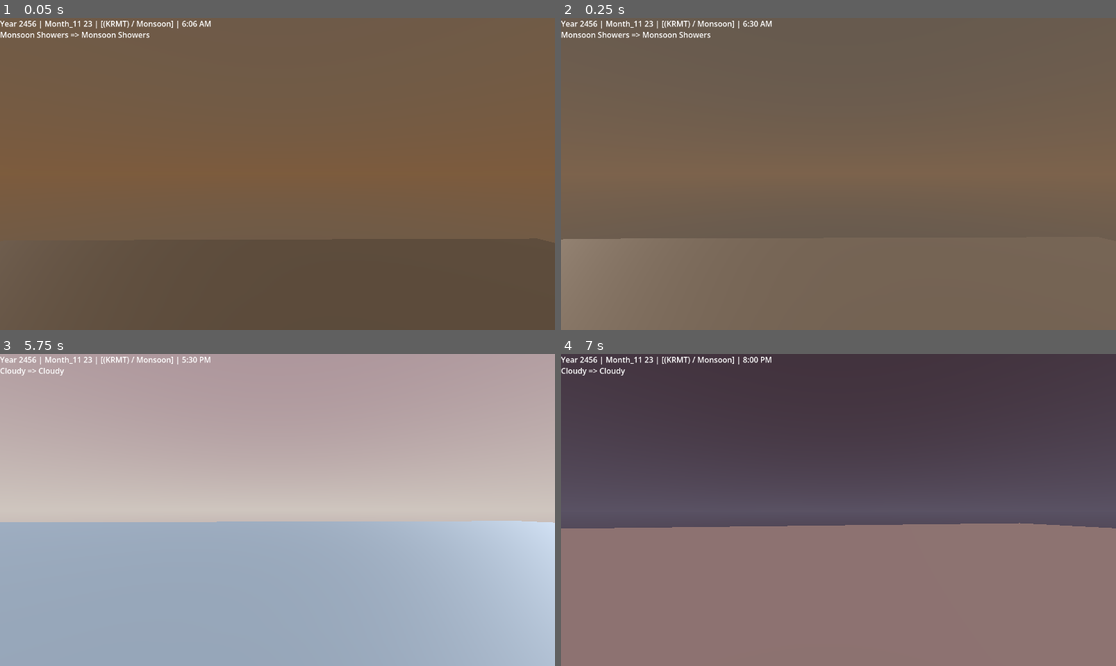
Above: before the commit, frames 1-4 (two rows, left to right).
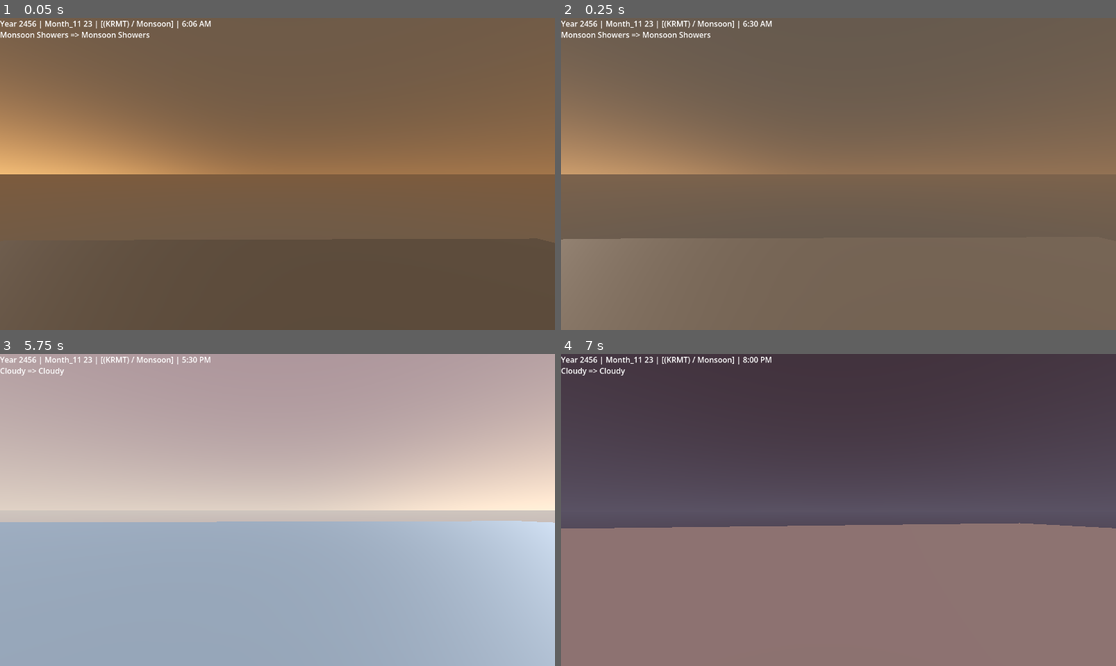
Above: after the commit, the same moments.

Repository: berukyilma111-svg/Low_Open_World
Game: Godot game, scene res://level.tscn
Same seed, same stepped clock (60 frames per second), same inputs: the game is played once before the commit and once after it. The project has no main scene, so this scene is started directly.
Inputs (mouse positions are in pixels of both pictures, inside the frame that each line leads up to):
- Up to frame 1 (0.05 s): no input
- Up to frame 2 (0.25 s): no input
- Up to frame 3 (5.75 s): move the mouse to (305, 510) at 0.52 s; hold Shift (PaceUp) from 0.53 s (still down); tap Space (Jump) at 0.77, 1.52, 3.02, 3.77, 4.52 s; move the mouse to (249, 510) at 1.27 s; move the mouse to (288, 503) at 2.02 s; tap Enter at 2.75 s; move the mouse to (271, 516) at 2.77 s; move the mouse to (316, 513) at 3.52 s; move the mouse to (233, 506) at 4.27 s; move the mouse to (283, 510) at 5.02 s
- Up to frame 4 (7 s): move the mouse to (816, 503) at 5.77 s; release Shift (PaceUp) at 5.78 s; hold D (right) 5.78-6.53 s; tap Space (Jump) at 6.02, 6.77 s; move the mouse to (866, 510) at 6.52 s; hold Shift (PaceUp) from 6.53 s (still down)

The runs differ from the first frame. In frame 1, 12% of the frame differs, in the area x 0-100%, y 18-51%; in frame 2, 5.3%; in frame 3, 4.5%; in frame 4, nothing differs.

Commit message:
Add an over-exposed sunrise/sunset glow along the horizon
The sky shader brightens the horizon toward a low sun, fading out once
the sun is about 20 degrees up or 6 degrees down. sky.gd sends the
blended weather sun strength so overcast weather mutes it.

Co-Authored-By: Claude Opus 5.5 <noreply@anthropic.com>
Claude-Session: https://claude.ai/code/session_01VrNHH5CVHxY5GmuhFF4bMp

Diff:
--- a/world-test-low/Sky_System/Sky_Shader/Sky.gdshader
+++ b/world-test-low/Sky_System/Sky_Shader/Sky.gdshader
@@ -18,6 +18,14 @@
 uniform float sun_corona_size : hint_range(0.01, 0.5, 0.01) = 0.09;
 uniform float sun_corona_intensity : hint_range(0.0, 2.0, 0.01) = 0.6;
 uniform float sun_intensity = 0.0;
+
+group_uniforms sunrise_sunset_glow;
+// Over-exposed glow along the horizon toward a low sun. sun_strength is the weather's share of
+// sunlight (sent by sky.gd), so overcast or foggy weather mutes the glow.
+uniform vec3 horizon_glow_color : source_color = vec3(1.0, 0.62, 0.32);
+uniform float horizon_glow_intensity : hint_range(0.0, 3.0, 0.01) = 1.2;
+uniform float horizon_glow_spread : hint_range(1.0, 32.0, 0.5) = 4.0;
+uniform float sun_strength = 1.0;
 
 group_uniforms moon;
 uniform vec3 moon_direction = vec3(0.0, -1.0, 0.0);
@@ -45,6 +53,18 @@
 	float disc = 1.0 - smoothstep(sun_angular_size - sun_edge_softness, sun_angular_size, d);
 	float corona = pow(1.0 - d / sun_corona_size, 3.0) * sun_corona_intensity * clamp(LIGHT0_ENERGY, 0.0, 1.5);
 	return sun_disc_color * (disc + corona);
+}
+
+vec3 draw_horizon_glow(vec3 dir) {
+	if (!LIGHT0_ENABLED) return vec3(0.0);
+	vec3 sun_dir = LIGHT0_DIRECTION;
+	// Strongest with the sun on the horizon; gone once it is ~20 degrees up or ~6 degrees down.
+	float low_sun = smoothstep(-0.1, 0.0, sun_dir.y) * (1.0 - smoothstep(0.0, 0.35, sun_dir.y));
+	// Brightest on the sun's side of the sky, a faint band all the way round.
+	float facing = dot(dir.xz, sun_dir.xz) / max(length(dir.xz) * length(sun_dir.xz), 1e-4);
+	float toward_sun = 0.25 + pow(max(facing, 0.0), horizon_glow_spread);
+	float near_horizon = pow(1.0 - dir.y, 6.0);
+	return horizon_glow_color * low_sun * toward_sun * near_horizon * horizon_glow_intensity * sun_strength;
 }
 
 vec3 draw_moon(vec3 dir) {
@@ -84,7 +104,7 @@
 	if (dir.y < 0.0) {
 		col = mix(col, top, min(-dir.y * 2.0, 1.0));
 	} else if (!AT_CUBEMAP_PASS) {
-		col += draw_sun(dir) + draw_moon(dir);
+		col += draw_sun(dir) + draw_moon(dir) + draw_horizon_glow(dir);
 		if (airglow_intensity > 0.0) col += draw_airglow(dir);
 		col = min(col, vec3(1.0));
 	}
--- a/world-test-low/Sky_System/sky.gd
+++ b/world-test-low/Sky_System/sky.gd
@@ -57,10 +57,9 @@
 		_send_to_shader(&"elapsed_time", fposmod(hour - 18.0, 24.0) / 12.0 * TAU, 0.005)
 
 func _update_sun(sun_rotation: Vector2, sunlight: float) -> void:
-	var sun_is_up := sun_rotation.x < 0.1
-	if sun_is_up or sun.visible:  # once down, the light is switched off and left alone
+	if sun_rotation.x < 0.1 or sun.visible:  # once down, the light is switched off and left alone
 		sun.rotation = Vector3(sun_rotation.x, sun_rotation.y, sun.rotation.z)
-		sun.visible = sun_is_up
+		sun.visible = sun_rotation.x < 0.1  # still up
 		sun.light_energy = lerpf(0.01, 0.8 * _look_on_screen[LOOK_SUN_STRENGTH], sunlight)
 
 func _update_moon(celestial: Celestial) -> void:
@@ -94,6 +93,7 @@
 		# Each field of the look (colours, sun strength, fog) moves the same share of the way.
 		_look_on_screen = range(_blend_start_look.size()).map(func(field): return lerp(_blend_start_look[field], _blend_end_look[field], blend))
 		_send_to_shader(&"sky_blend", blend)
+		_send_to_shader(&"sun_strength", _look_on_screen[LOOK_SUN_STRENGTH], 0.01)  # mutes the sunrise/sunset glow
 		_update_fog()
 
 # GTA SA-style distance fog: a wall that fades the world out between the fog start and the wall,
